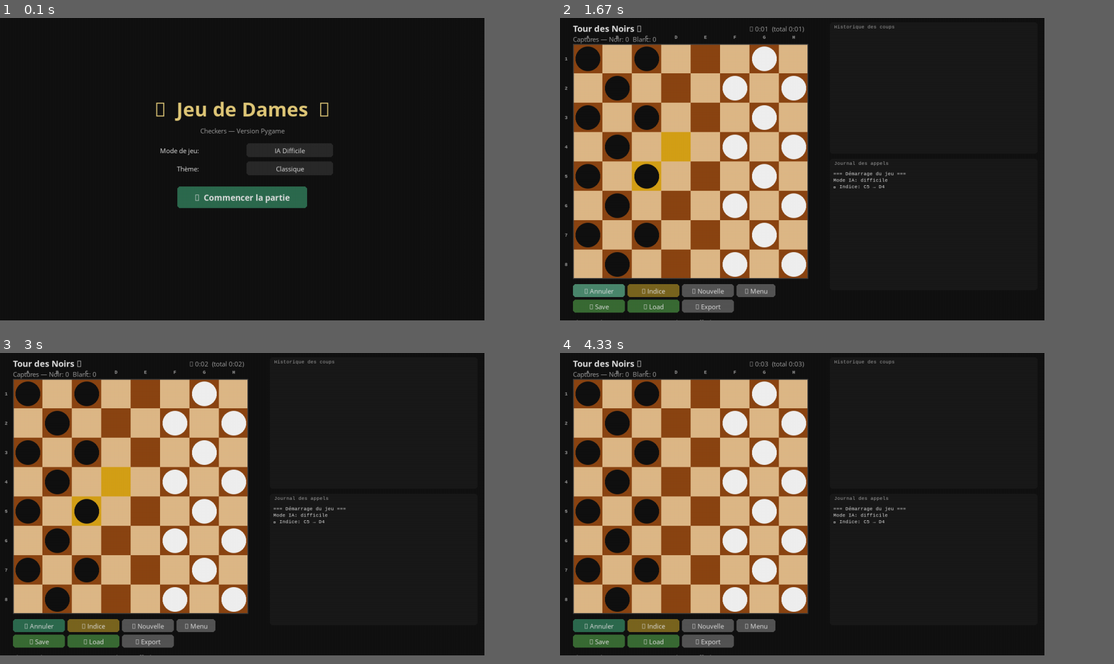
Above: before the commit, frames 1-4 (two rows, left to right).
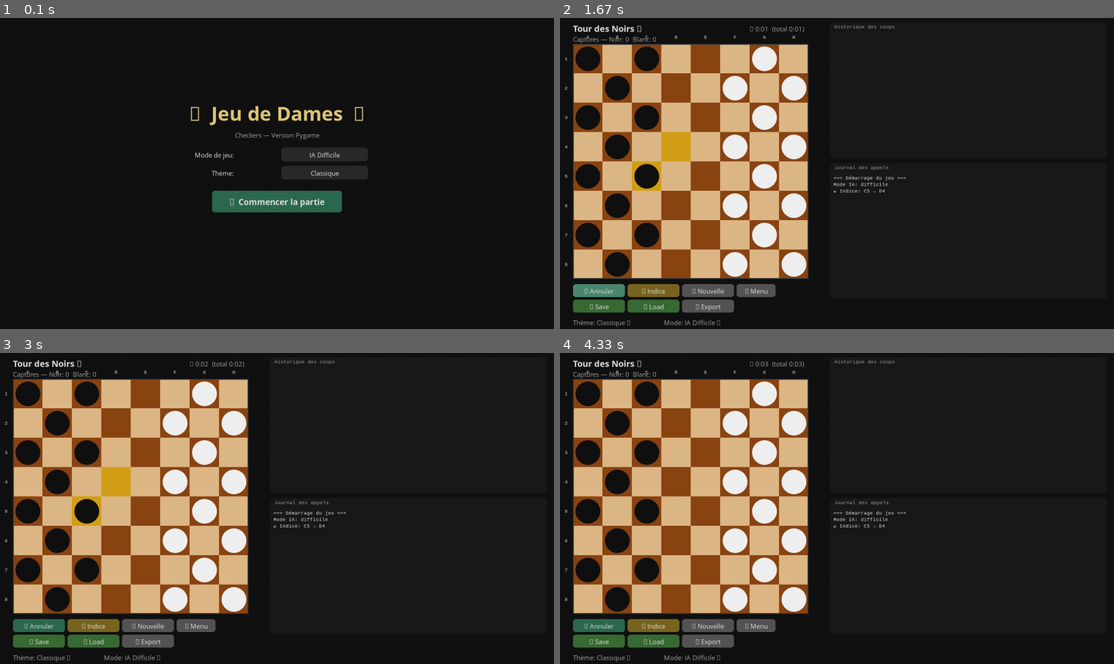
Above: after the commit, the same moments.

Repository: projectNSI/jeu_de_Dame
Game: pygame game, started from src/gui_system/dame_gui_pygame.py
Two runs of this game, one before a commit and one after it. Both use one fixed random seed, a clock stepped at 60 frames per second and the inputs below.
Inputs (mouse positions are in pixels of both pictures, inside the frame that each line leads up to):
- Up to frame 1 (0.1 s): no input
- Up to frame 2 (1.67 s): click "▶ Commencer la partie" at 0.38 s; click "💡 Indice" at 0.72 s; click "⟲ Annuler" at 1.05 s; tap Z at 1.33 s
- Up to frame 3 (3 s): click (360, 399) at 1.72 s; click (144, 446) at 2.62 s
- Up to frame 4 (4.33 s): click (820, 455) at 3.52 s
In our replay, the window is 787x492 before the commit and 900x506 after it. These sizes can differ from the game's own. Grey fills any space a smaller window leaves; there, only what the larger window draws over its background counts as a difference.

The runs differ from the first frame. In frame 1, 3.7% of the frame differs, in the area x 28-67%, y 26-63%; in frame 2, 0.9%; in frame 3, 0.9%; in frame 4, 0.9%.

Commit message:
Improve fullscreen UX and document web deployment flow.
Make the Pygame interface start in fullscreen with F11 toggle support and responsive layout recalculation. Update README with fullscreen behavior, web build steps, and deployment guidance for easier teacher evaluation and handoff.

Made-with: Cursor

Diff:
--- a/src/gui_system/dame_gui_pygame.py
+++ b/src/gui_system/dame_gui_pygame.py
@@ -374,13 +374,9 @@
         self.font_piece = pygame.font.SysFont("segoeui,arial", int(SQ * 0.55), bold=True)
         self.font_coord = pygame.font.SysFont("consolas,courier", 12, bold=True)
 
-        self.board_x = 30
-        self.board_y = 60
-        panel_x = self.board_x + COLS * SQ + 50
-        panel_w = self.W - panel_x - 16
-        half_h = (self.H - 80) // 2 - 6
-        self.hist_panel = LogPanel((panel_x, 10, panel_w, half_h), self.font_sm, "Historique des coups")
-        self.log_panel  = LogPanel((panel_x, 10 + half_h + 12, panel_w, half_h), self.font_sm, "Journal des appels")
+        self._compute_layout()
+        self.hist_panel = LogPanel(self._hist_rect, self.font_sm, "Historique des coups")
+        self.log_panel  = LogPanel(self._log_rect, self.font_sm, "Journal des appels")
 
         self._theme_idx = theme_idx
         self._apply_theme()
@@ -403,6 +399,23 @@
         self.log_panel.append("=== Démarrage du jeu ===")
         if self._ai_mode:
             self.log_panel.append(f"Mode IA: {self._ai_mode}")
+
+    def _compute_layout(self):
+        self.W, self.H = self.screen.get_size()
+        self.board_x = 30
+        self.board_y = 60
+        panel_x = self.board_x + COLS * SQ + 50
+        panel_w = max(260, self.W - panel_x - 16)
+        half_h = max(180, (self.H - 80) // 2 - 6)
+        self._hist_rect = (panel_x, 10, panel_w, half_h)
+        self._log_rect = (panel_x, 10 + half_h + 12, panel_w, half_h)
+
+    def set_screen(self, screen):
+        self.screen = screen
+        self._compute_layout()
+        self.hist_panel.rect = pygame.Rect(self._hist_rect)
+        self.log_panel.rect = pygame.Rect(self._log_rect)
+        self._build_buttons()
 
     def _init_state(self):
         self.L = create_board(self.c, self.l, N_PAWN_ROWS)
@@ -909,6 +922,15 @@
         self.theme_rect = pygame.Rect(cx + 10, cy - 18, 200, 32)
         self.start_btn = pygame.Rect(cx - 150, cy + 40, 300, 50)
 
+    def set_screen(self, screen):
+        self.screen = screen
+        self.W, self.H = screen.get_size()
+        cx = self.W // 2
+        cy = self.H // 2
+        self.ai_rect = pygame.Rect(cx + 10, cy - 60, 200, 32)
+        self.theme_rect = pygame.Rect(cx + 10, cy - 18, 200, 32)
+        self.start_btn = pygame.Rect(cx - 150, cy + 40, 300, 50)
+
     def draw(self):
         self.screen.fill(BG)
         cx = self.W // 2
@@ -958,13 +980,24 @@
         SOUND.enabled = True
     except Exception:
         SOUND.enabled = False
-    screen = pygame.display.set_mode((1120, 700))
+
+    # Desktop: start in fullscreen for immersive play.
+    # Web/Pygbag environments may not allow true fullscreen at startup,
+    # so we gracefully fall back to a large window.
+    try:
+        info = pygame.display.Info()
+        screen = pygame.display.set_mode(
+            (info.current_w, info.current_h), pygame.FULLSCREEN
+        )
+    except Exception:
+        screen = pygame.display.set_mode((1280, 720))
     pygame.display.set_caption("Jeu de Dames")
     clock = pygame.time.Clock()
 
     state = "menu"
     menu = Menu(screen)
     game = None
+    is_fullscreen = True
 
     running = True
     while running:
@@ -995,6 +1028,17 @@
                     elif event.key == pygame.K_s: game.save_game()
                     elif event.key == pygame.K_o: game.load_game()
                     elif event.key == pygame.K_e: game.export_history()
+            elif event.type == pygame.KEYDOWN and event.key == pygame.K_F11:
+                is_fullscreen = not is_fullscreen
+                if is_fullscreen:
+                    info = pygame.display.Info()
+                    screen = pygame.display.set_mode((info.current_w, info.current_h), pygame.FULLSCREEN)
+                else:
+                    screen = pygame.display.set_mode((1280, 720))
+                if menu:
+                    menu.set_screen(screen)
+                if game:
+                    game.set_screen(screen)
 
         if state == "menu":
             menu.draw()
Not shown, changed: README.md
